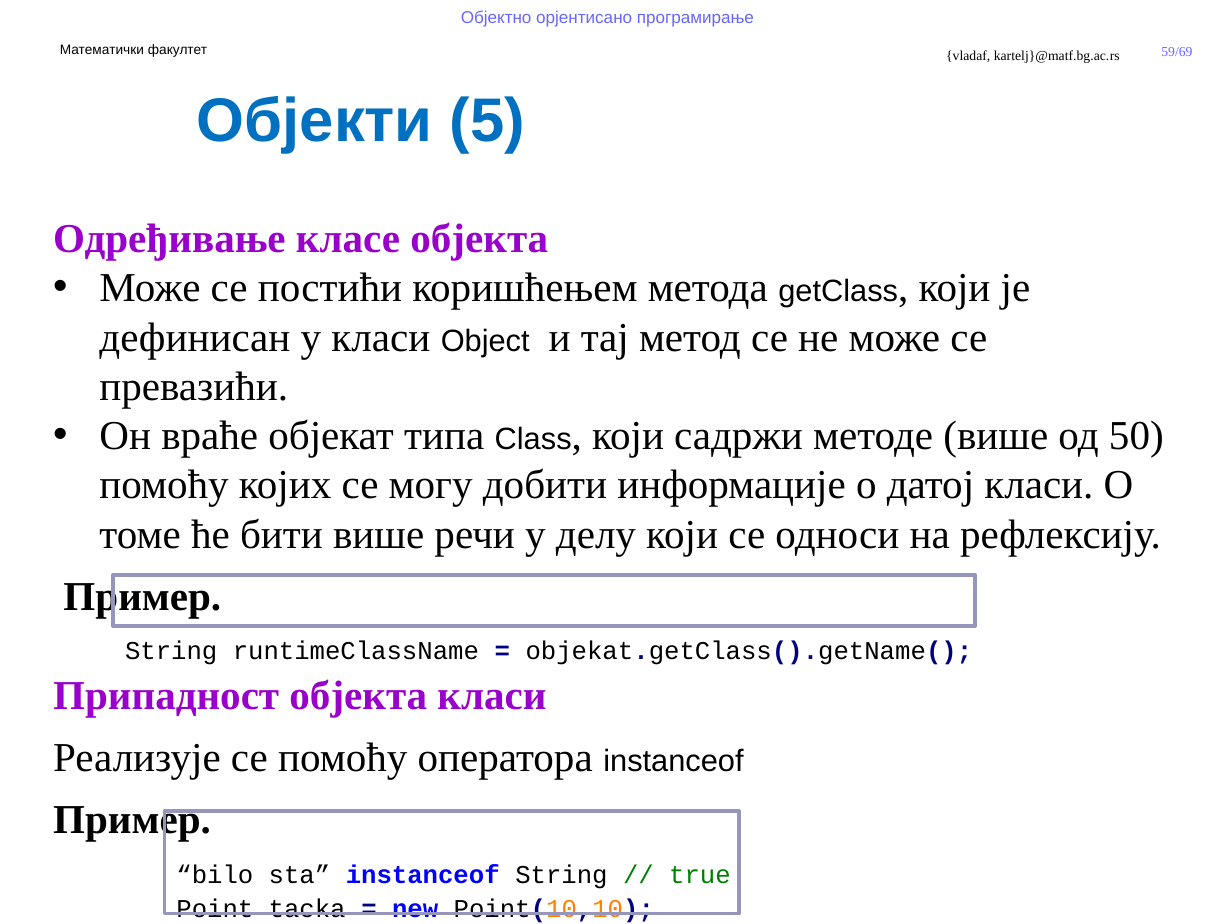
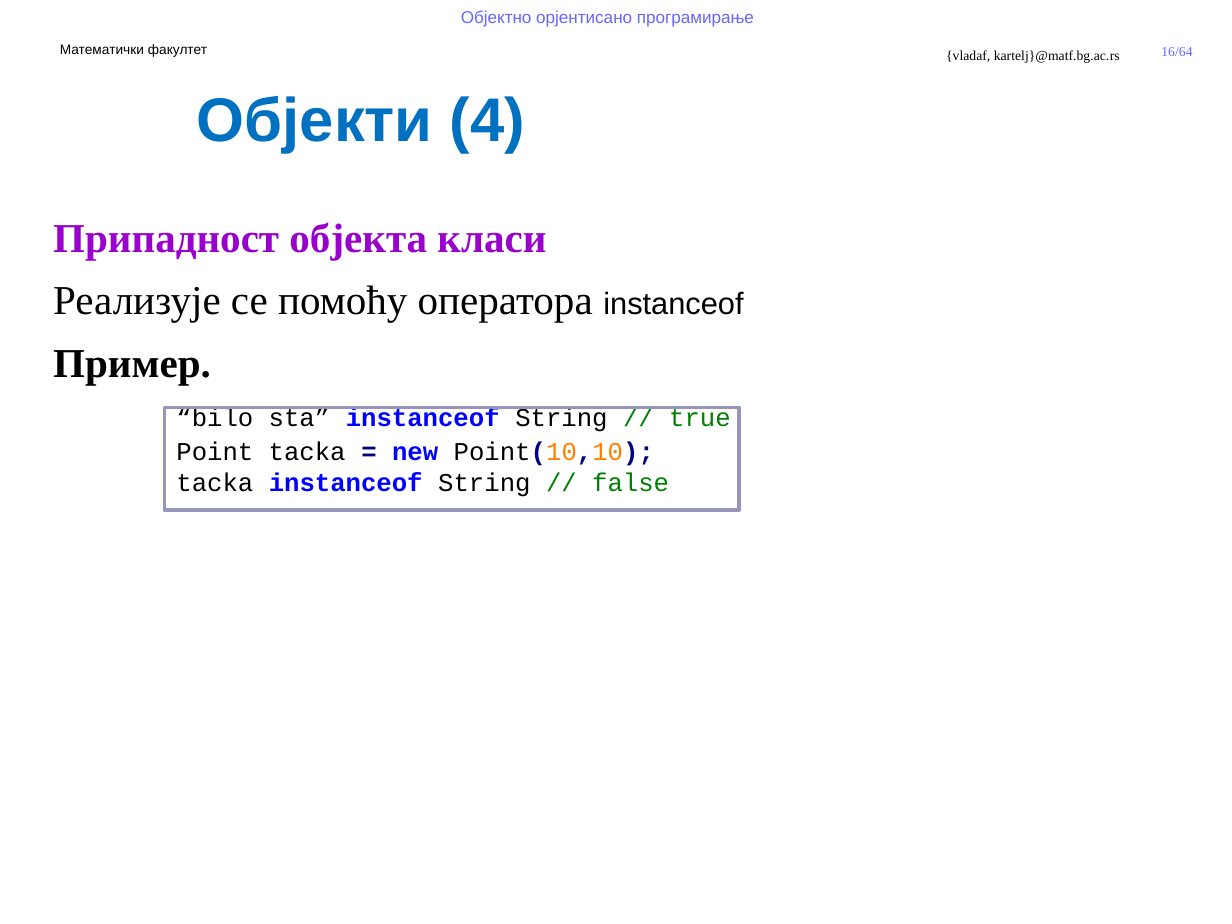
Before and after one commit to MatfOOP/OOP, a slide deck: slide 16 of predavanja/prezentacije/OOP09-Klase u Javi.pptx (slide 59 before the commit). Drawn at 1232x924 pixels with LibreOffice and Linux fonts; fonts in the diff are those of the drawing; background and template pictures are left out. Boxes give left, top, right and bottom in pixels: in the first picture for what was removed or moved away, otherwise in the second. Text is boxed around its words. In the diff, an @@ line names an element or a change of style, - is before the commit and + after.

```diff
--- a/predavanja/prezentacije/OOP09-Klase u Javi.pptx
+++ b/predavanja/prezentacije/OOP09-Klase u Javi.pptx
@@ page number at bbox=[1161, 47, 1192, 56]: text changed @@
-59/69
+16/64
@@ text at bbox=[197, 96, 526, 153]: text changed @@
-Објекти (5)
+Објекти (4)
@@ text at bbox=[53, 222, 1164, 665]: paragraphs removed @@
-Одређивање класе објекта
-• Може се постићи коришћењем метода getClass, који је дефинисан у класи Object и тај метод се не може се превазићи.
-• Он враће објекат типа Class, који садржи методе (више од 50) помоћу којих се могу добити информације о датој класи. О томе ће бити више речи у делу који се односи на рефлексију.
-Пример.
-String runtimeClassName = objekat.getClass().getName();
@@ rectangle: place and size @@
-rectangle at bbox=[164, 811, 739, 913]
+rectangle at bbox=[164, 408, 739, 510]
@@ rectangle removed at bbox=[113, 575, 976, 627] @@
```
Also in this commit, not shown: 5 other slides changed, 1 slide added, 6 slides removed, 23 other files.
